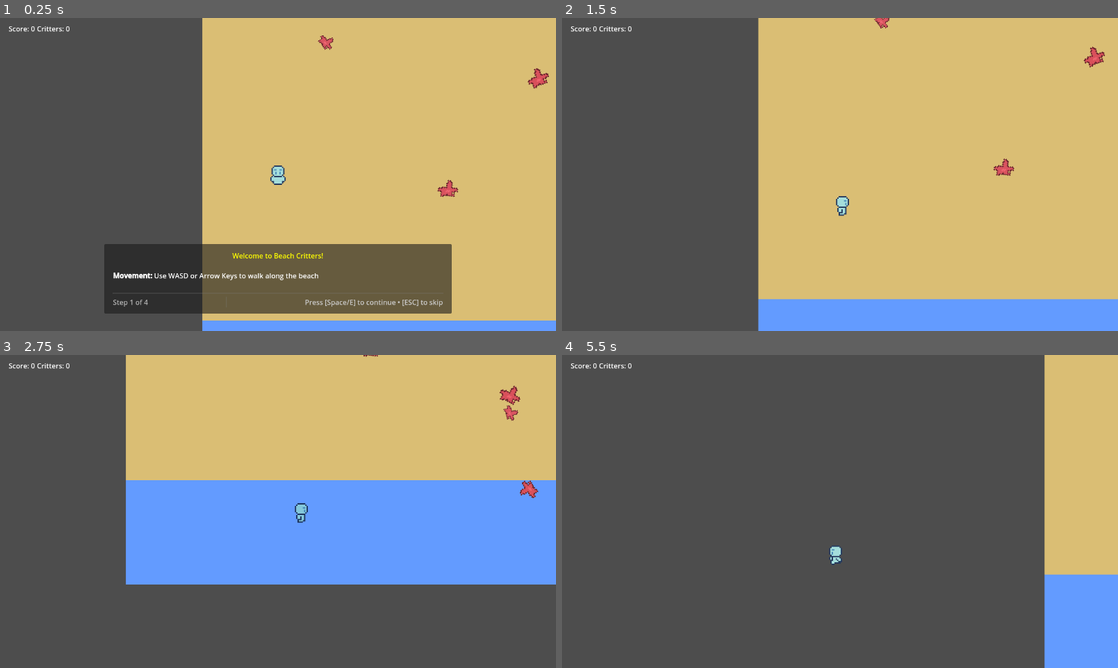
Above: before the commit, frames 1-4 (two rows, left to right).
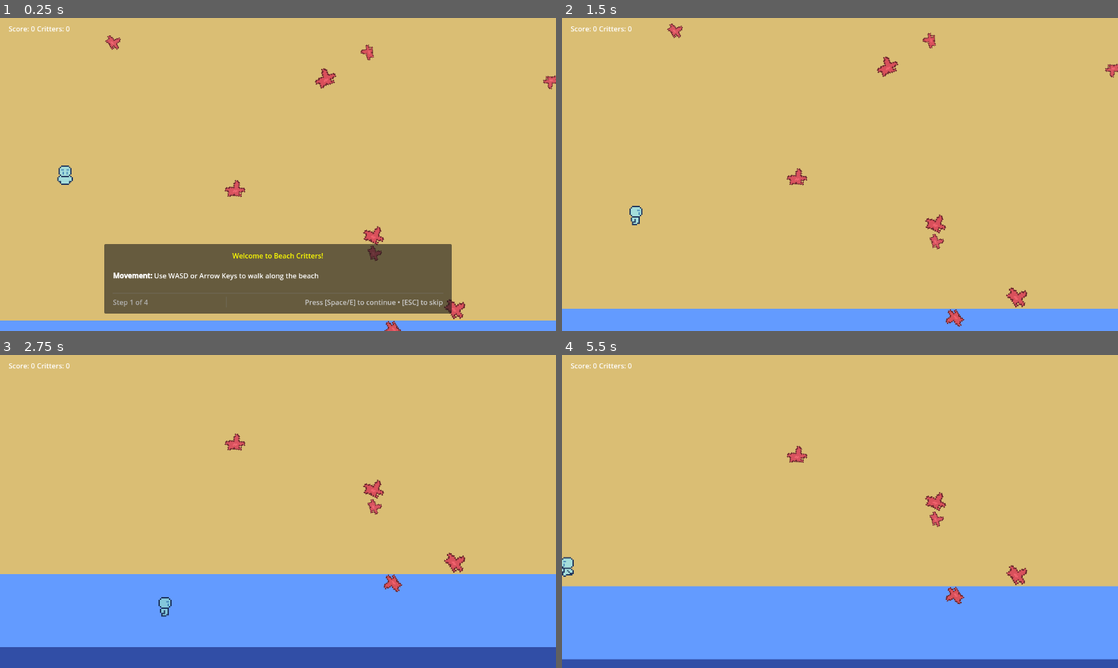
Above: after the commit, the same moments.

Repository: BrigBryu/godot_wild_jam_84
Game: Godot game, scene res://stages/beach/Beach.tscn
Two runs of this game, one before a commit and one after it. Both use one fixed random seed, a clock stepped at 60 frames per second and the inputs below.
Inputs:
- Up to frame 1 (0.25 s): no input
- Up to frame 2 (1.5 s): tap Space at 0.5, 1.25 s; hold D (move_right) 0.53-1.28 s; hold E (interact) 0.53-1.28 s; tap Enter (ui_accept) at 0.77 s; hold S (move_down) from 1.28 s (still down); tap E (interact) at 1.35 s
- Up to frame 3 (2.75 s): tap Enter (ui_accept) at 1.52 s; release S (move_down) at 2.03 s; hold D (move_right) from 2.03 s (still down); hold E (interact) from 2.03 s (still down)
- Up to frame 4 (5.5 s): release D (move_right) at 2.78 s; release E (interact) at 2.78 s; hold W (move_up) 2.78-3.53 s; tap E (interact) at 2.85, 4.35 s; tap Enter (ui_accept) at 3.02, 3.77, 4.52 s; hold E (interact) 3.53-4.28 s; hold A (move_left) 3.53-5.03 s; hold S (move_down) from 5.03 s (still down); hold E (interact) from 5.03 s (still down)

The runs differ from the first frame. In frame 1, 37% of the frame differs, in the area x 0-100%, y 0-100%; in frame 2, 39%; in frame 3, 67%; in frame 4, 88%.

Commit message:
created demo mac release for grace

Diff:
--- a/entities/player/Player.tscn
+++ b/entities/player/Player.tscn
@@ -87,10 +87,14 @@
 shape = SubResource("CircleShape2D_interaction")
 
 [node name="Camera2D" type="Camera2D" parent="."]
-enabled = true
+enabled = false
 zoom = Vector2(3, 3)
 position_smoothing_enabled = true
 position_smoothing_speed = 5.0
+limit_left = 0
+limit_top = 0
+limit_right = 1280
+limit_bottom = 400
 
 [node name="AnimationPlayer" type="AnimationPlayer" parent="."]
 libraries = {
--- a/project.godot
+++ b/project.godot
@@ -20,6 +20,7 @@
 
 SignalBus="*res://utilities/signals/SignalBus.gd"
 ScoreManager="*res://utilities/managers/ScoreManager.gd"
+GameManager="*res://game/GameManager.gd"
 
 [display]
 
@@ -27,6 +28,43 @@
 window/size/viewport_height=720
 window/stretch/mode="viewport"
 window/stretch/aspect="keep_width"
+
+[file_customization]
+
+folder_colors={
+"res://assets/": "red",
+"res://assets/credits/": "gray",
+"res://assets/shaders/": "purple",
+"res://common/": "blue",
+"res://common/debug/": "orange",
+"res://common/shaders/": "purple",
+"res://common/state_machine/": "teal",
+"res://config/": "yellow",
+"res://config/audio/": "pink",
+"res://config/graphics/": "purple",
+"res://config/settings/": "orange",
+"res://entities/": "green",
+"res://entities/organisms/": "teal",
+"res://entities/organisms/critters/": "blue",
+"res://entities/organisms/critters/starfish/": "pink",
+"res://entities/player/": "blue",
+"res://entities/ui/": "purple",
+"res://entities/weather/": "gray",
+"res://game/": "red",
+"res://game/hud/": "teal",
+"res://localization/": "orange",
+"res://localization/en/": "yellow",
+"res://localization/es/": "pink",
+"res://localization/fr/": "blue",
+"res://stages/": "purple",
+"res://stages/beach/": "blue",
+"res://stages/pier/": "teal",
+"res://stages/tilesets/": "gray",
+"res://utilities/": "yellow",
+"res://utilities/managers/": "red",
+"res://utilities/scene_manager/": "blue",
+"res://utilities/signals/": "pink"
+}
 
 [input]
 
@@ -69,45 +107,9 @@
 2d_physics/layer_4="Items"
 2d_physics/layer_5="Interactables"
 
-[file_customization]
-
-folder_colors={
-"res://assets/": "red",
-"res://assets/credits/": "gray",
-"res://assets/shaders/": "purple",
-"res://common/": "blue",
-"res://common/debug/": "orange",
-"res://common/shaders/": "purple",
-"res://common/state_machine/": "teal",
-"res://config/": "yellow",
-"res://config/audio/": "pink",
-"res://config/graphics/": "purple",
-"res://config/settings/": "orange",
-"res://entities/": "green",
-"res://entities/organisms/": "teal",
-"res://entities/organisms/critters/": "blue",
-"res://entities/organisms/critters/starfish/": "pink",
-"res://entities/player/": "blue",
-"res://entities/ui/": "purple",
-"res://entities/weather/": "gray",
-"res://game/": "red",
-"res://game/hud/": "teal",
-"res://localization/": "orange",
-"res://localization/en/": "yellow",
-"res://localization/es/": "pink",
-"res://localization/fr/": "blue",
-"res://stages/": "purple",
-"res://stages/beach/": "blue",
-"res://stages/pier/": "teal",
-"res://stages/tilesets/": "gray",
-"res://utilities/": "yellow",
-"res://utilities/managers/": "red",
-"res://utilities/scene_manager/": "blue",
-"res://utilities/signals/": "pink"
-}
-
 [rendering]
 
 textures/canvas_textures/default_texture_filter=0
 renderer/rendering_method="gl_compatibility"
 renderer/rendering_method.mobile="gl_compatibility"
+textures/vram_compression/import_etc2_astc=true
--- a/stages/beach/Beach.tscn
+++ b/stages/beach/Beach.tscn
@@ -19,40 +19,37 @@
 
 [node name="BeachGenerator" type="Node2D" parent="."]
 script = ExtResource("1_beach_gen")
-world_width = 80
-world_height = 25
-tile_size = 16
-ocean_height = 5
-starfish_density = 0.015
 
 [node name="Player" parent="." instance=ExtResource("3_player")]
 position = Vector2(50, 200)
 
-[node name="PlayerCamera" type="Camera2D" parent="."]
-position = Vector2(50, 200)
-enabled = true
+[node name="PlayerCamera" type="Camera2D" parent="Player"]
 zoom = Vector2(3, 3)
+limit_left = 0
+limit_top = 0
+limit_right = 1264
+limit_bottom = 384
 position_smoothing_enabled = true
-position_smoothing_speed = 5.0
 drag_horizontal_enabled = true
 drag_vertical_enabled = true
 drag_left_margin = 0.1
+drag_top_margin = 0.1
 drag_right_margin = 0.1
-drag_top_margin = 0.1
 drag_bottom_margin = 0.1
-
-
 
 [node name="UI" type="CanvasLayer" parent="."]
 
 [node name="SimpleHUD" parent="UI" instance=ExtResource("4_simple_hud")]
+grow_horizontal = 2
+grow_vertical = 2
 
 [node name="TutorialPanel" parent="UI" instance=ExtResource("5_tutorial")]
+grow_horizontal = 2
+grow_vertical = 2
 
 [node name="WaterArea" type="Area2D" parent="."]
 visible = false
 collision_layer = 2
-collision_mask = 1
 
 [node name="CollisionShape2D" type="CollisionShape2D" parent="WaterArea"]
 position = Vector2(640, 720)
--- a/stages/beach/BeachGenerator.gd
+++ b/stages/beach/BeachGenerator.gd
@@ -4,6 +4,7 @@
 @export var world_height: int = 25  # Much smaller - mostly beach
 @export var tile_size: int = 16
 @export var ocean_height: int = 5   # Small strip of ocean at bottom
+@export var deep_water_height: int = 2  # Only bottom 2 rows are impassable deep water
 @export var starfish_density: float = 0.015  # Slightly higher density for smaller beach
 @export var enable_wet_sand: bool = false
 @export var low_tide_mode: bool = false
@@ -14,8 +15,11 @@
 
 var sand_tiles: Node2D
 var ocean_tiles: Node2D
+var water_collision: Node2D
+var world_boundaries: Node2D
 var starfish_container: Node2D
 var wet_sand_overlay: Sprite2D
+var deep_water_overlay: ColorRect
 
 var wet_sand_generator: WetSandGenerator
 var wetness_map: Array
@@ -43,11 +47,30 @@
 	ocean_tiles.z_index = -1
 	add_child(ocean_tiles)
 
+	# Water collision container
+	water_collision = Node2D.new()
+	water_collision.name = "WaterCollision"
+	add_child(water_collision)
+
+	# World boundaries container
+	world_boundaries = Node2D.new()
+	world_boundaries.name = "WorldBoundaries"
+	add_child(world_boundaries)
+
 	# Wet sand overlay container
 	wet_sand_overlay = Sprite2D.new()
 	wet_sand_overlay.name = "WetSandOverlay"
 	wet_sand_overlay.z_index = 1
 	add_child(wet_sand_overlay)
+
+	# Deep water overlay - only for the deepest water rows
+	deep_water_overlay = ColorRect.new()
+	deep_water_overlay.name = "DeepWaterOverlay"
+	deep_water_overlay.color = Color(0, 0, 0.3, 0.5)  # Darker blue, more transparent
+	deep_water_overlay.position = Vector2(0, (world_height - deep_water_height) * tile_size)
+	deep_water_overlay.size = Vector2(world_width * tile_size, deep_water_height * tile_size)
+	deep_water_overlay.z_index = 0
+	add_child(deep_water_overlay)
 
 	starfish_container = Node2D.new()
 	starfish_container.name = "Starfish"
@@ -85,6 +108,7 @@
 func generate_beach():
 	generate_ocean()
 	generate_sand()
+	generate_world_boundaries()
 	if enable_wet_sand:
 		generate_wet_sand_patterns()
 	var critter_count = spawn_starfish()
@@ -93,7 +117,7 @@
 	SignalBus.stage_generation_completed.emit(critter_count)
 
 	print("Beach generated: ", world_width, "x", world_height, " tiles")
-	print("Ocean height: ", ocean_height, " tiles")
+	print("Ocean height: ", ocean_height, " tiles (", deep_water_height, " deep water, ", ocean_height - deep_water_height, " shallow water)")
 	print("Wet sand patterns: ", "Enabled" if enable_wet_sand else "Disabled")
 	print("Total tiles: ", world_width * world_height)
 	print("Critters spawned: ", critter_count)
@@ -107,6 +131,21 @@
 			# No color variation - just basic tile
 			ocean_tiles.add_child(sprite)
 
+			# Only add collision for deep water (bottom rows)
+			if y < deep_water_height:
+				var static_body = StaticBody2D.new()
+				static_body.position = Vector2(x * tile_size, (world_height - y - 1) * tile_size)
+				static_body.name = "DeepWaterCollision_" + str(x) + "_" + str(y)
+
+				var collision_shape = CollisionShape2D.new()
+				var rect_shape = RectangleShape2D.new()
+				rect_shape.size = Vector2(tile_size, tile_size)
+				collision_shape.shape = rect_shape
+				collision_shape.position = Vector2(tile_size/2, tile_size/2)  # Center the collision
+
+				static_body.add_child(collision_shape)
+				water_collision.add_child(static_body)
+
 func generate_sand():
 	# Generate wetness map first
 	if enable_wet_sand:
@@ -141,6 +180,51 @@
 
 			sand_tiles.add_child(sprite)
 
+func generate_world_boundaries():
+	var world_width_pixels = world_width * tile_size
+	var world_height_pixels = world_height * tile_size
+	var boundary_thickness = 32  # Make boundaries thick enough to prevent escapes
+
+	# Top boundary
+	var top_boundary = StaticBody2D.new()
+	top_boundary.name = "TopBoundary"
+	top_boundary.position = Vector2(world_width_pixels / 2, -boundary_thickness / 2)
+
+	var top_collision = CollisionShape2D.new()
+	var top_shape = RectangleShape2D.new()
+	top_shape.size = Vector2(world_width_pixels + boundary_thickness * 2, boundary_thickness)
+	top_collision.shape = top_shape
+
+	top_boundary.add_child(top_collision)
+	world_boundaries.add_child(top_boundary)
+
+	# Left boundary
+	var left_boundary = StaticBody2D.new()
+	left_boundary.name = "LeftBoundary"
+	left_boundary.position = Vector2(-boundary_thickness / 2, world_height_pixels / 2)
+
+	var left_collision = CollisionShape2D.new()
+	var left_shape = RectangleShape2D.new()
+	left_shape.size = Vector2(boundary_thickness, world_height_pixels + boundary_thickness * 2)
+	left_collision.shape = left_shape
+
+	left_boundary.add_child(left_collision)
+	world_boundaries.add_child(left_boundary)
+
+	# Right boundary - match camera limit_right (1264)
+	var camera_limit_right = 1264
+	var right_boundary = StaticBody2D.new()
+	right_boundary.name = "RightBoundary"
+	right_boundary.position = Vector2(camera_limit_right + boundary_thickness / 2, world_height_pixels / 2)
+
+	var right_collision = CollisionShape2D.new()
+	var right_shape = RectangleShape2D.new()
+	right_shape.size = Vector2(boundary_thickness, world_height_pixels + boundary_thickness * 2)
+	right_collision.shape = right_shape
+
+	right_boundary.add_child(right_collision)
+	world_boundaries.add_child(right_boundary)
+
 func generate_wet_sand_patterns():
 	# Generate a texture overlay for additional detail
 	var overlay_texture = wet_sand_generator.generate_wet_sand_texture(
@@ -202,6 +286,10 @@
 		child.queue_free()
 	for child in ocean_tiles.get_children():
 		child.queue_free()
+	for child in water_collision.get_children():
+		child.queue_free()
+	for child in world_boundaries.get_children():
+		child.queue_free()
 	for child in starfish_container.get_children():
 		child.queue_free()
 
Not shown, changed: icon.svg.import
Not shown: 1 places in stages/beach/Beach.tscn that only renumber resources
